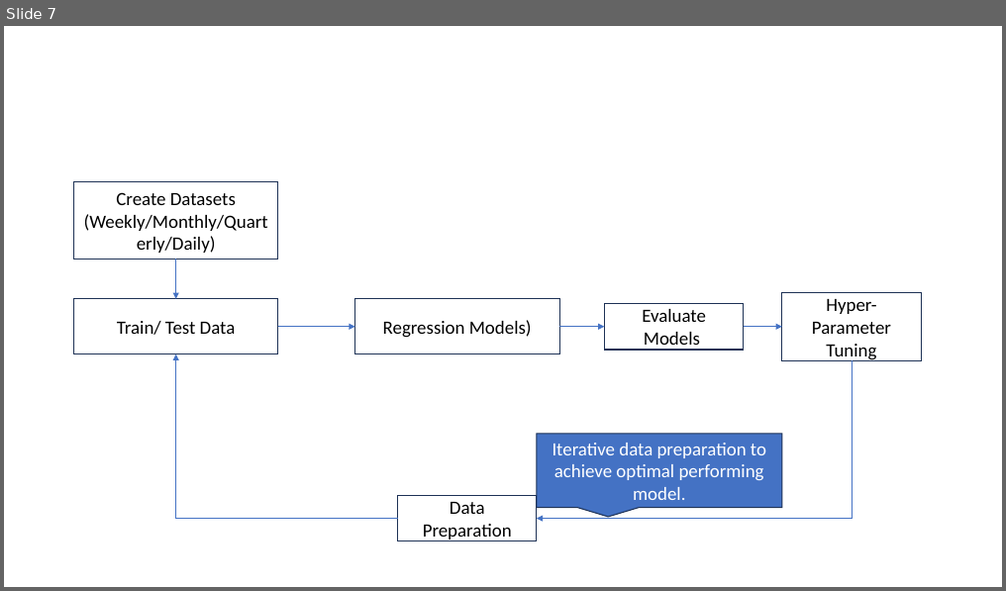
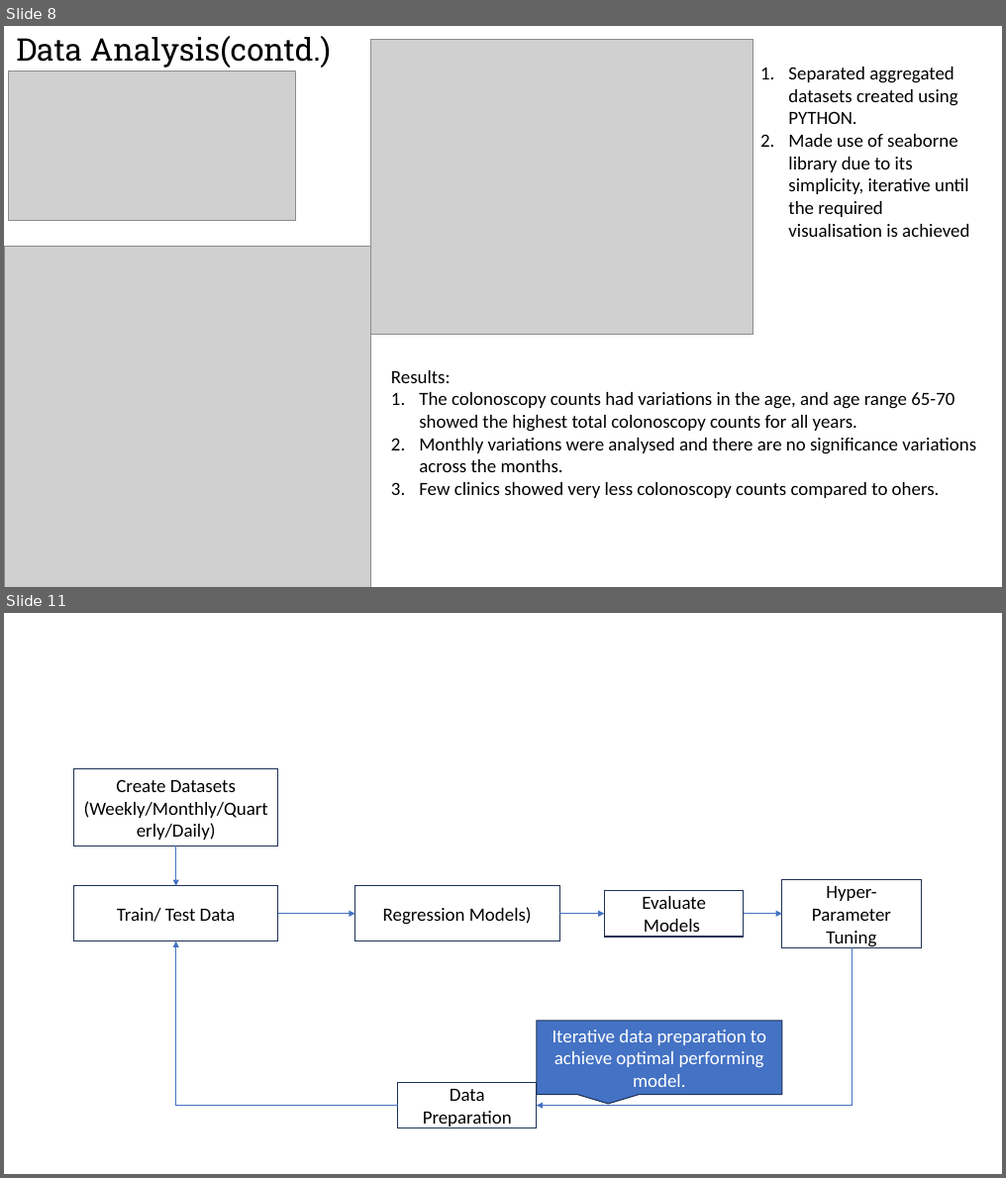
Before and after one commit to raku43/MScDACapstone, a slide deck: PPT_Msc_Capstone.pptx. Shown one above the other, each under a label of ours: slide 7 before the commit, slides 8 and 11 after it; the slides between them are not shown. The pictures are 1006x591 and 1006x1178 pixels, drawn with LibreOffice and Linux fonts; fonts in the diff are those of the drawing; grey boxes stand for pictures. Boxes give left, top, right and bottom in pixels: in the first picture for what was removed or moved away, otherwise in the second. Text is boxed around its words. In the diff, an @@ line names an element or a change of style, - is before the commit and + after.

```diff
--- a/PPT_Msc_Capstone.pptx
+++ b/PPT_Msc_Capstone.pptx
@@ slide 8 added at bbox=[4, 26, 1002, 587], background #FFFFFF @@
@@ text added at bbox=[16, 36, 331, 68], 30 pt, text #000000 @@
+Data Analysis(contd.)
@@ picture added at bbox=[371, 40, 753, 335] @@
@@ picture added at bbox=[9, 72, 294, 221] @@
@@ text added at bbox=[788, 67, 969, 237], 18 pt, text #000000 @@
+1. Separated aggregated datasets created using PYTHON.
+2. Made use of seaborne library due to its simplicity, iterative until the required visualisation is achieved
@@ picture added at bbox=[4, 246, 371, 587] @@
@@ text added at bbox=[391, 371, 976, 498], 18 pt, text #000000 @@
+Results:
+1. The colonoscopy counts had variations in the age, and age range 65-70 showed the highest total colonoscopy counts for all years.
+2. Monthly variations were analysed and there are no significance variations across the months.
+3. Few clinics showed very less colonoscopy counts compared to ohers.
@@ what was slide 7 is now slide 11 @@
```
Also in this commit, not shown: 6 slides changed, 3 other slides added.
